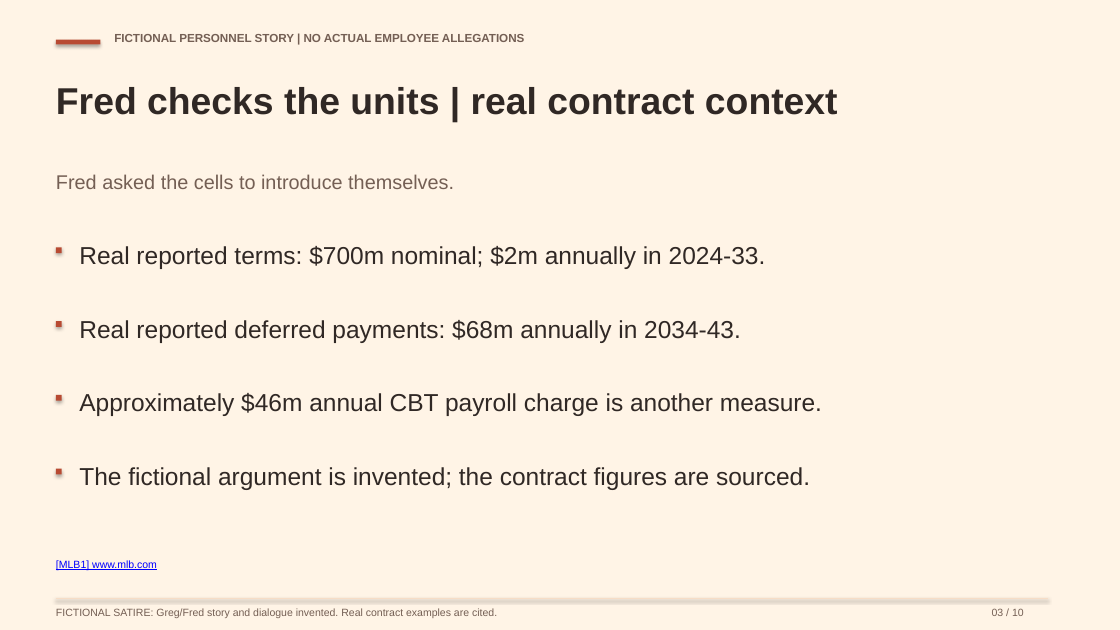
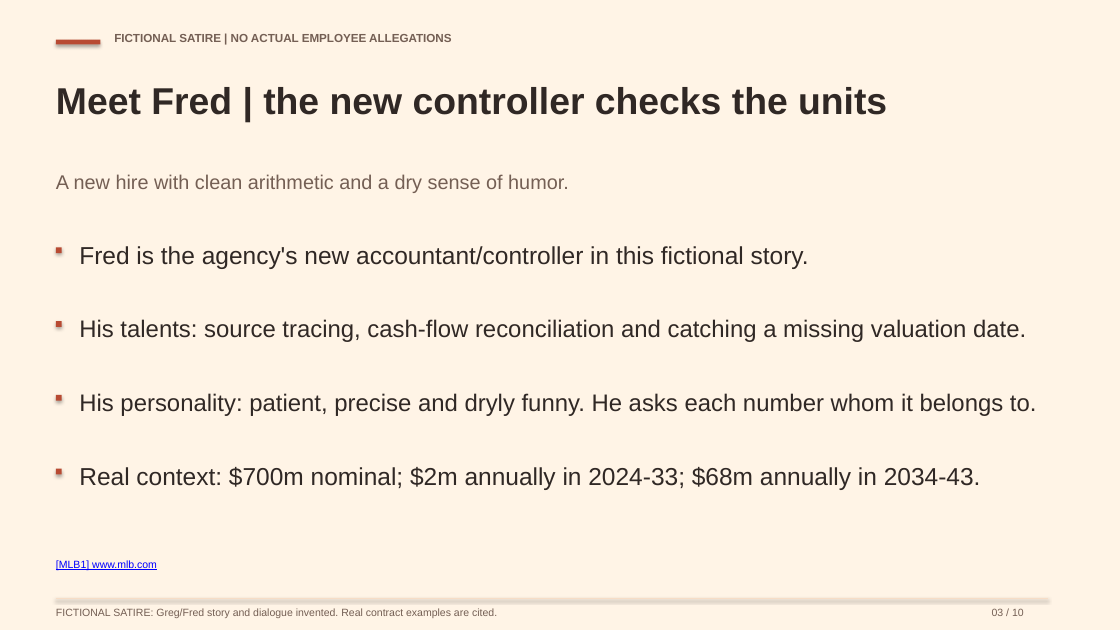
Before and after one commit to Etdev2/sweet-potato-fried-test, a slide deck: slide 3 of ST-1/decks/st1-greg-versus-fred.pptx. Drawn at 1120x630 pixels with LibreOffice and Linux fonts; fonts in the diff are those of the drawing. Boxes give left, top, right and bottom in pixels: in the first picture for what was removed or moved away, otherwise in the second. Text is boxed around its words. In the diff, an @@ line names an element or a change of style, - is before the commit and + after.

```diff
--- a/ST-1/decks/st1-greg-versus-fred.pptx
+++ b/ST-1/decks/st1-greg-versus-fred.pptx
@@ text at [114,34,451,42]: text changed @@
-FICTIONAL PERSONNEL STORY | NO ACTUAL EMPLOYEE ALLEGATIONS
+FICTIONAL SATIRE | NO ACTUAL EMPLOYEE ALLEGATIONS
@@ text at [56,87,887,115]: text changed @@
-Fred checks the units | real contract context
+Meet Fred | the new controller checks the units
@@ text at [56,174,569,193]: text changed @@
-Fred asked the cells to introduce themselves.
+A new hire with clean arithmetic and a dry sense of humor.
@@ text at [79,246,809,269]: text changed @@
-Real reported terms: $700m nominal; $2m annually in 2024-33.
+Fred is the agency's new accountant/controller in this fictional story.
@@ text at [79,319,1026,342]: text changed; size 21 to 20.5 pt @@
-Real reported deferred payments: $68m annually in 2034-43.
+His talents: source tracing, cash-flow reconciliation and catching a missing valuation date.
@@ text at [79,393,1037,416]: text changed; size 21 to 20.5 pt @@
-Approximately $46m annual CBT payroll charge is another measure.
+His personality: patient, precise and dryly funny. He asks each number whom it belongs to.
@@ text at [79,467,981,490]: text changed @@
-The fictional argument is invented; the contract figures are sourced.
+Real context: $700m nominal; $2m annually in 2024-33; $68m annually in 2034-43.
```
Also in this commit, not shown: 9 other slides changed, 27 other files.
